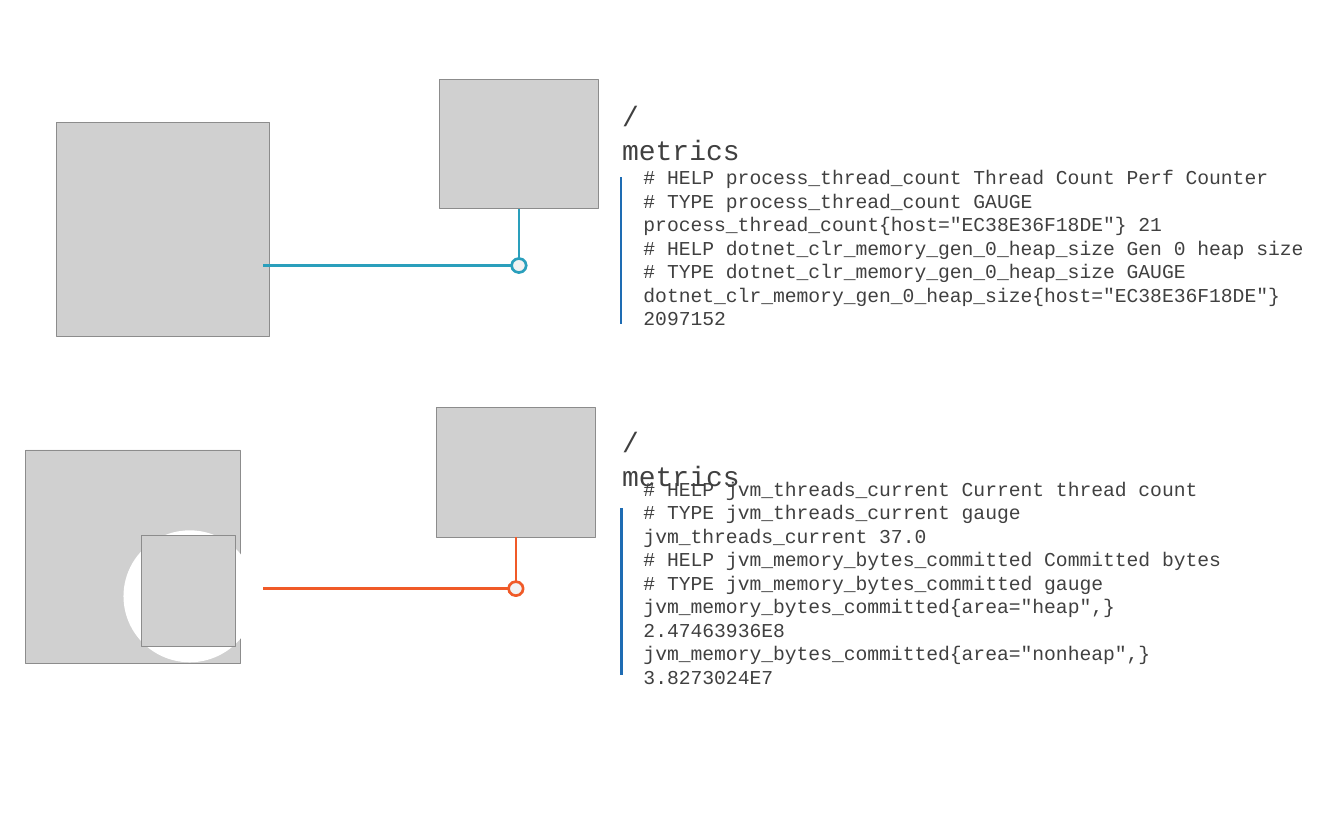
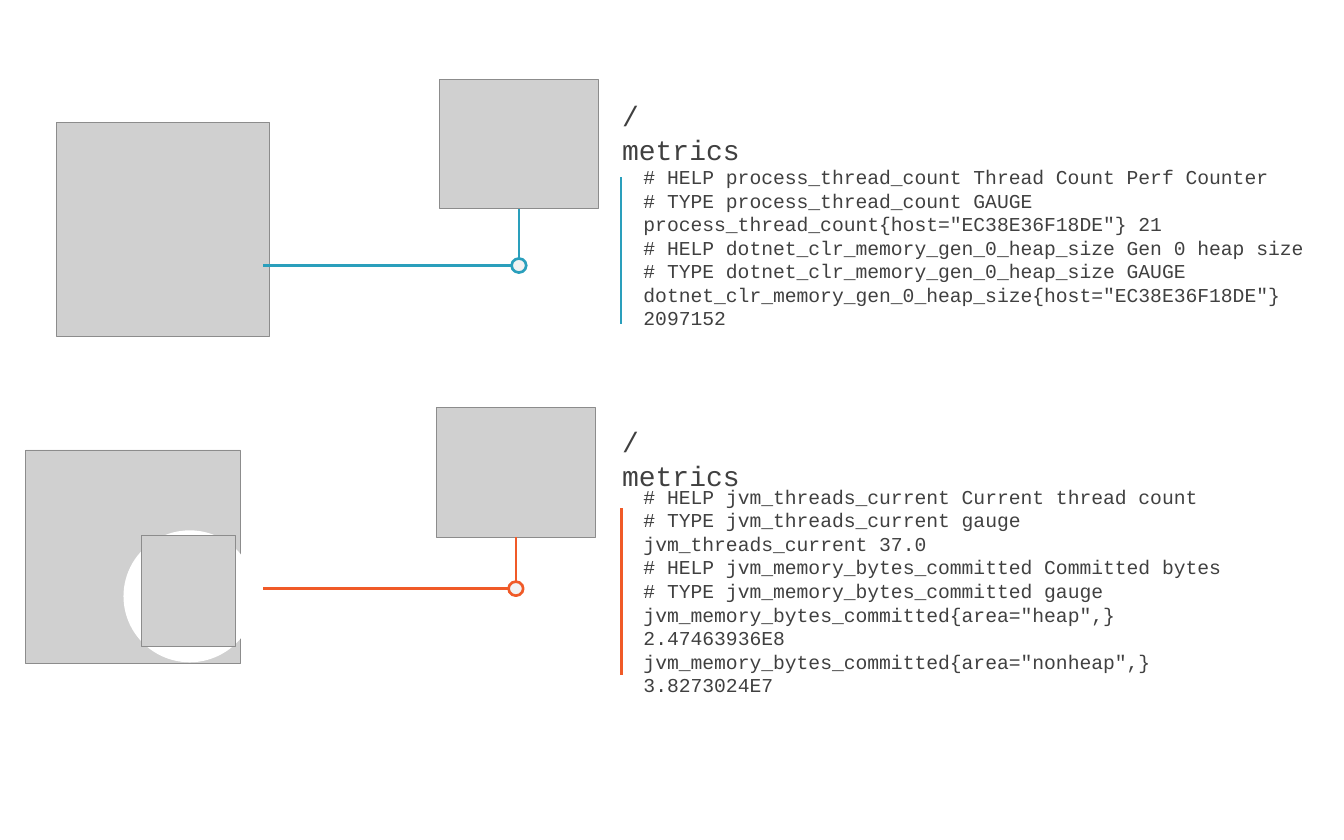
Before and after one commit to sixeyed/dak4.net, a slide deck: slide 1 of slides/06-monitoring.pptx. Drawn at 1344x840 pixels with LibreOffice and Linux fonts; fonts in the diff are those of the drawing; grey boxes stand for pictures. Boxes give left, top, right and bottom in pixels: in the first picture for what was removed or moved away, otherwise in the second. Text is boxed around its words. In the diff, an @@ line names an element or a change of style, - is before the commit and + after.

```diff
--- a/slides/06-monitoring.pptx
+++ b/slides/06-monitoring.pptx
@@ line (621, 177) - (621, 323): stroke #1E6CB3 2.25 pt to #2A9FBC 2.25 pt @@
@@ line (621, 509) - (621, 675): stroke #1E6CB3 2.25 pt to #F05A28 2.25 pt @@
@@ text "# HELP jvm_threads_current Current thread ...": place and size @@
-text "# HELP jvm_threads_current Current thread ..." at [643,482,1221,684]
+text "# HELP jvm_threads_current Current thread ..." at [643,490,1221,692]
```
Also in this commit, not shown: 4 other slides changed, 2 other files.
